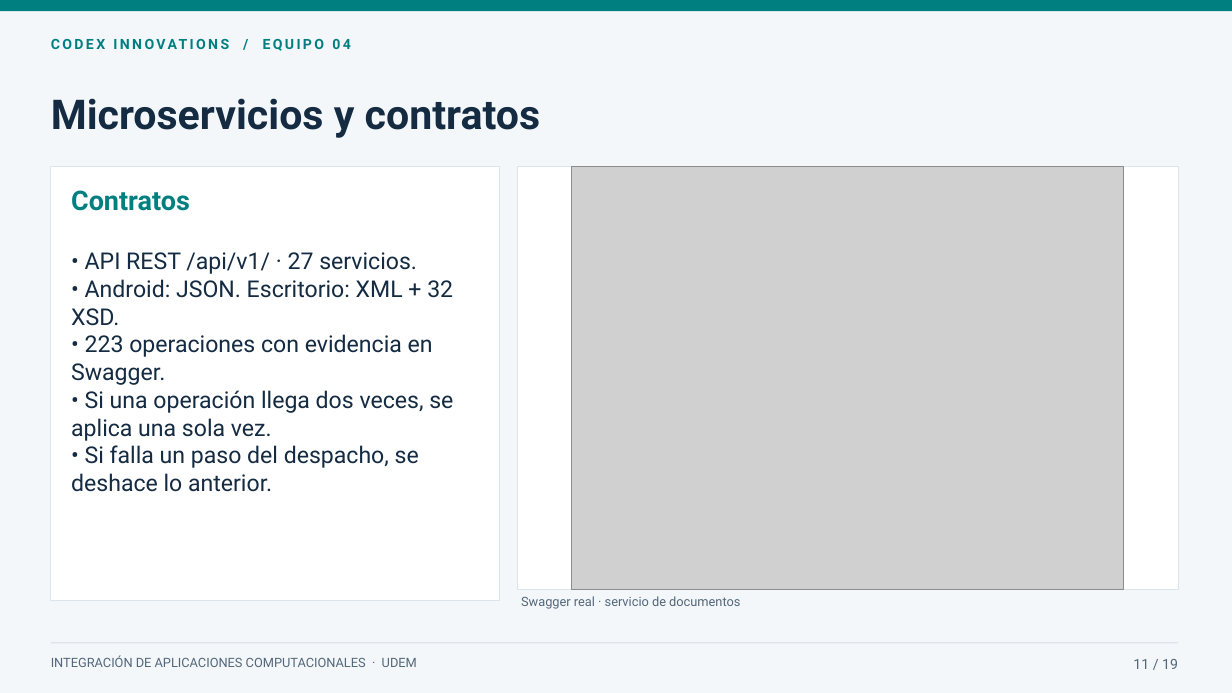
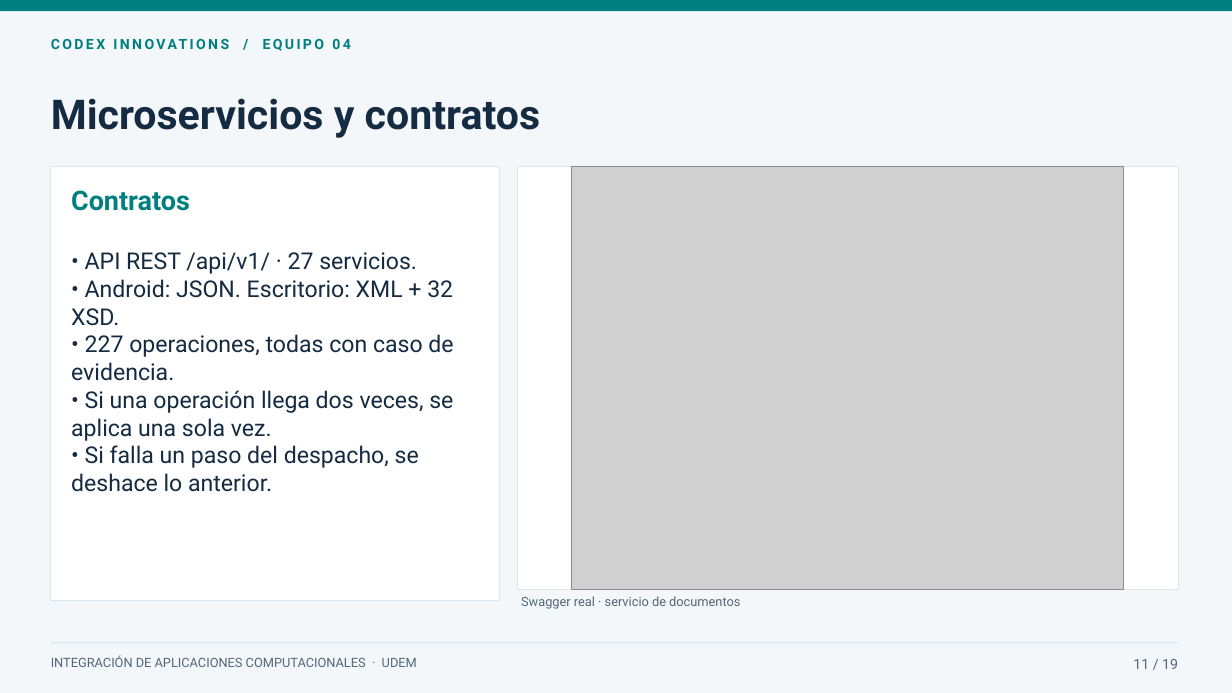
Before and after one commit to mauro-castp/proyecto-integracion, a slide deck: slide 11 of presentacion/Microhubs · Presentación final.pptx. Drawn at 1232x693 pixels with LibreOffice and Linux fonts; fonts in the diff are those of the drawing; grey boxes stand for pictures. Boxes give left, top, right and bottom in pixels: in the first picture for what was removed or moved away, otherwise in the second. Text is boxed around its words. In the diff, an @@ line names an element or a change of style, - is before the commit and + after.

```diff
--- a/presentacion/Microhubs · Presentación final.pptx
+++ b/presentacion/Microhubs · Presentación final.pptx
@@ text at (x1=71, y1=252, x2=453, y2=492): text changed @@
-• API REST /api/v1/ · 27 servicios.
-• Android: JSON. Escritorio: XML + 32 XSD.
-• 223 operaciones con evidencia en Swagger.
-• Si una operación llega dos veces, se aplica una sola vez.
-• Si falla un paso del despacho, se deshace lo anterior.
+• API REST /api/v1/ · 27 servicios.
+• Android: JSON. Escritorio: XML + 32 XSD.
+• 227 operaciones, todas con caso de evidencia.
+• Si una operación llega dos veces, se aplica una sola vez.
+• Si falla un paso del despacho, se deshace lo anterior.
```
Also in this commit, not shown: 9 other slides changed, 23 other files.
